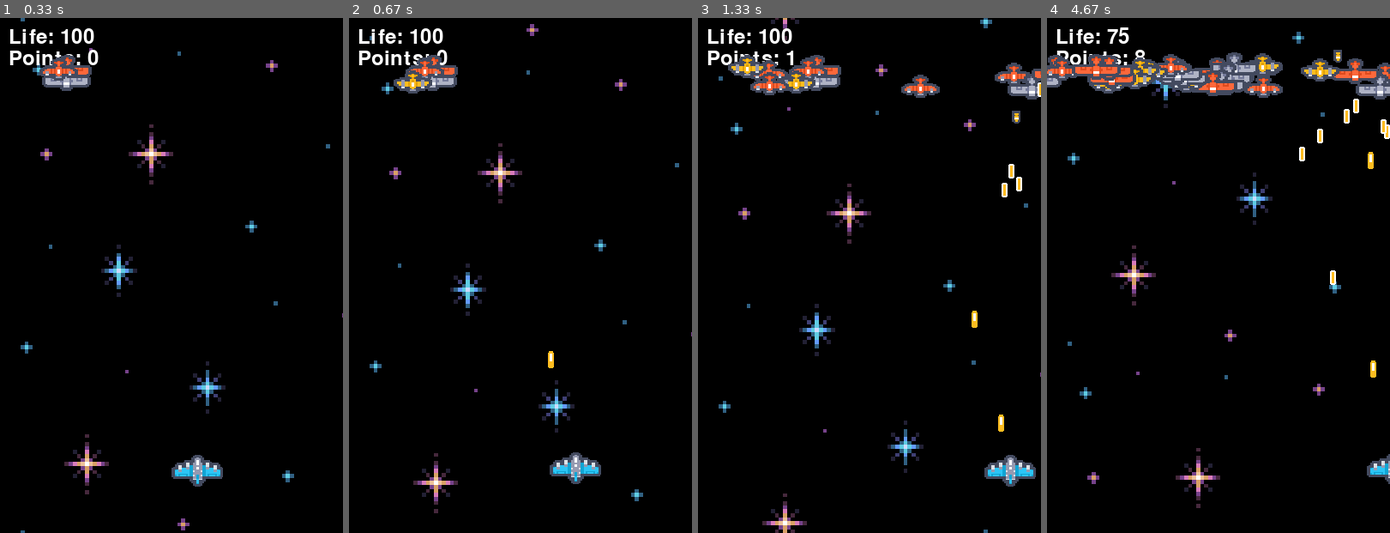
Above: before the commit, frames 1-4 (left to right).
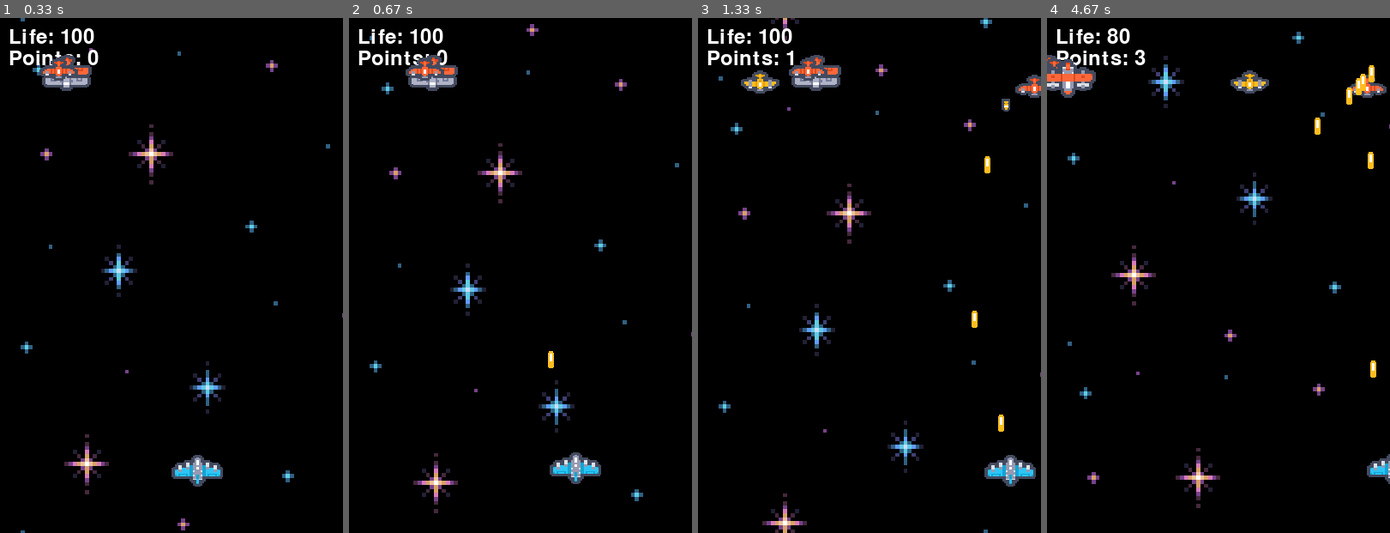
Above: after the commit, the same moments.

Repository: Luisero/air_plane_pygame_example
Game: pygame game, started from main.py
Two runs of this game, one before a commit and one after it. Both use one fixed random seed, a clock stepped at 60 frames per second and the inputs below.
Inputs:
- Up to frame 1 (0.33 s): no input
- Up to frame 2 (0.67 s): hold Space from 0.33 s (still down); hold D from 0.33 s (still down)
- Up to frame 3 (1.33 s): release Space at 0.8 s; release D at 0.8 s; hold D 0.83-1.3 s; tap Space at 0.9, 1.2 s
- Up to frame 4 (4.67 s): hold D 1.33-1.8 s; tap Space at 1.4, 1.7, 2.47, 2.77, 2.9, 3.2, 3.57, 3.87, 4.07, 4.37, 4.57 s; hold A 2.4-2.8 s; hold D 2.83-3.47 s; hold A 3.5-3.97 s; hold D 4-4.47 s; hold D from 4.5 s (still down)

Frame 1 is identical in both runs. In frame 2, 0.3% of the frame differs, in the area x 13-25%, y 10-15%; in frame 3, 2.2%; in frame 4, 5.8%, in the area x 0-100%, y 1-52%.

Commit message:
TODO: fix remote guided missile

Diff:
--- /dev/null
+++ b/Entities/Enemies/Boss.py
@@ -0,0 +1,4 @@
+from .Enemy import Enemy
+class Boss(Enemy):
+    def __init__(self, context, life, position_dic, enemy_size, sprite_list, bullet_sprite, acceleration_increaser, max_velocity):
+        super().__init__(context, life, position_dic, enemy_size, sprite_list, bullet_sprite, acceleration_increaser, max_velocity)
--- a/Entities/Enemies/Enemy.py
+++ b/Entities/Enemies/Enemy.py
@@ -4,6 +4,7 @@
 from math import fabs, floor
 from time import sleep
 from Entities.Bullet import Bullet
+from Entities.RemoteGuided import RemoteGuided
 
 class Enemy:
     def __init__(self, context, life, position_dic,enemy_size, sprite_list, bullet_sprite, acceleration_increaser, max_velocity):
@@ -20,14 +21,17 @@
         self.can_fire = False
         self.has_exploded = False
         self.bullets = []
-
+        self.is_boss = False
 
 
         self.max_fires= 2
         self.min_fires = 1
+
+
         if 'enemy3' in self.sprite_list[0]:
-            max_fires = 6
-            min_fires = 4
+            self.max_fires = 6
+            self.min_fires = 4
+
 
 
         self.velocity = {
@@ -71,6 +75,9 @@
             self.move_right()
 
     def check_can_fire(self):
+        if self.is_boss:
+            self.max_fires= 6
+            self.min_fires = 4
         interval = random.randint(60,100)
         if self.context.player.position_dic['x'] - interval <= self.position_dic['x'] <= self.context.player.position_dic['x'] + interval:
             if len(self.bullets)== self.max_fires:
@@ -91,6 +98,7 @@
                 self.shoot()
 
     def shoot(self):
+
         is_bomb = [True, False, False, False]
         if 'enemy2' in self.sprite_list[0]:
            del is_bomb[1:]
@@ -100,16 +108,48 @@
 
 
         is_bomb = random.choice(is_bomb)
+        is_remote_guided = False
+        if self.is_boss:
+            is_remote_guided = [True]
+
+            is_remote_guided = random.choice(is_remote_guided)
+
         acceleration_y = .1
         velocity_y = 5
-        sprite_path = 'Assets/bullet2.png'
+        sprite_path = self.bullet_sprite
         if is_bomb:
             acceleration_y = .2
             velocity_y = -1
             sprite_path = 'Assets/bomb1.png'
+        elif is_remote_guided:
+            acceleration_y = .3
+            velocity_y = 1
+            sprite_path = 'Assets/remote_guided.png'
+
+
+
+
         self.bullets.append(1)
-        self.context.bullets.append(Bullet(self.position_dic['x'] + self.enemy_size[1] / 2,\
-                                   self.position_dic['y'], acceleration_y, velocity_y, self.velocity['x'],sprite_path, is_bomb=is_bomb))
+        if is_remote_guided:
+            self.context.bullets.append(
+                RemoteGuided(self.position_dic['x'],+ self.enemy_size[1] / 2,\
+                                   self.position_dic['y'], acceleration_y, velocity_y, \
+                                    self.velocity['x'],sprite_path, is_bomb, self.context)
+            )
+            self.context.bullets.append(
+                RemoteGuided(self.position_dic['x'],+ self.enemy_size[1],\
+                                   self.position_dic['y'], acceleration_y, velocity_y, \
+                                    self.velocity['x'],sprite_path, is_bomb=is_bomb, context=self.context)
+            )
+
+        else:
+            self.context.bullets.append(Bullet(self.position_dic['x'] + self.enemy_size[1] / 2,\
+                                    self.position_dic['y'], acceleration_y, velocity_y, self.velocity['x'],sprite_path, is_bomb=is_bomb))
+            if self.is_boss:
+                self.context.bullets.append(Bullet(self.position_dic['x'] + self.enemy_size[1] ,\
+                                    self.position_dic['y'], acceleration_y, velocity_y, self.velocity['x'],sprite_path, is_bomb=is_bomb))
+        #    last_index = len(self.context.bullets)-1
+         #   self.context.bullets[last_index].size = (30,30)
 
     def update(self):
 
@@ -183,7 +223,7 @@
             offset = (bullet.position_x - self.position_dic['x'], bullet.position_y - self.position_dic['y'])
             overlap = self.mask_collider.overlap(bullet.get_mask_collider(), offset)
             if overlap:
-                Bullet.damage = 120
+                Bullet.damage = 100
                 self.life -= Bullet.damage
                 sound = pg.mixer.Sound('Assets/Sound/damage.mp3')
                 sound.play()
@@ -192,10 +232,12 @@
                     bullet.remove(self.context, enemie_bullet=False)
                     if not self.has_exploded:
 
-
-
                         self.has_exploded = True
-                        self.remove()
+                        if not self.is_boss:
+                            self.remove()
+                        else:
+                            self.context.score += 1
+                            self.context.boss_list  = []
 
 
     def remove_bullet(self):
--- /dev/null
+++ b/Entities/RemoteGuided.py
@@ -0,0 +1,18 @@
+from .Bullet import Bullet
+
+
+class RemoteGuided(Bullet):
+    def __init__(self, player_position_x, player_position_y, acceleration_y, velocity_y, velocity_x, sprite_path, sound_path=None, is_bomb=False, context=None) -> None:
+        super().__init__(player_position_x, player_position_y, acceleration_y, velocity_y, velocity_x, sprite_path, sound_path, is_bomb)
+        self.context = context
+        self.acceleration_x = .1
+
+    def update_position(self):
+        if self.position_x < self.context.player.position_dic['x'] :
+            self.velocity_x  += self.acceleration_
+        else:
+            self.velocity_x -= self.acceleration_x
+
+        self.velocity_y += self.acceleration_y
+        self.position_y += self.velocity_y
+        self.position_x += self.velocity_x
--- a/main.py
+++ b/main.py
@@ -6,6 +6,7 @@
 from time import sleep
 from Debug import  terminal
 from Entities.Enemies.Enemy import Enemy
+from Entities.Enemies.Boss import Boss
 from random import randint
 from Entities.Itens.LifeRestoreItem import LifeRestoreItem
 
@@ -17,6 +18,7 @@
         self.delta_time = 0
 
         self.is_boss_fight = False
+        self.boss_list = []
 
         self.font = pg.font.SysFont(None, 36)
         self.score = 0
@@ -155,7 +157,25 @@
     def remove_overpassed_itens(self):
         for item in self.itens:
             if item.position['y'] > self.WINDOW_HEIGHT:
-                self.itens.remove(self)
+                self.itens.remove(item)
+
+    def add_boss(self):
+        position = {'x':self.CENTER[0], 'y':40}
+        self.boss_list.append(
+            Boss(context=self, life= 5000, position_dic=position, enemy_size=(70,60),\
+                 sprite_list=['Assets/Bosses/boss1.png'], bullet_sprite='Assets/bullet3.png',\
+                    acceleration_increaser=0.05, max_velocity={'x':.3, 'y':0})
+        )
+        self.boss_list[0].is_boss = True
+
+    def update_boss(self):
+        if len(self.boss_list)>0:
+            self.boss_list[0].update()
+
+    def draw_boss(self):
+        if len(self.boss_list)>0:
+                self.boss_list[0].draw()
+                self.boss_list[0].detect_collison()
 
     def add_enemy(self):
         random_positions = [self.WINDOW_WIDTH, -30]
@@ -189,8 +209,16 @@
             print(f'\tAcceleration: {self.enemies[0].acceleration["x"]}')
             print(f'\tVelocity: {self.enemies[0].acceleration["x"]}')'''
 
-            if (self.time % 100) == 0 and not self.is_boss_fight:
+            if (self.time % 500) == 0 and not self.is_boss_fight:
                 self.add_enemy()
+
+            if self.score == 2:
+                self.is_boss_fight = True
+                self.add_boss()
+
+            if self.is_boss_fight:
+                self.update_boss()
+                self.draw_boss()
 
             if self.player.life <= 50:
                 life_itens = 0
Binary file added: Assets/Bosses/boss1.png
Binary file added: Assets/bullet3.png
